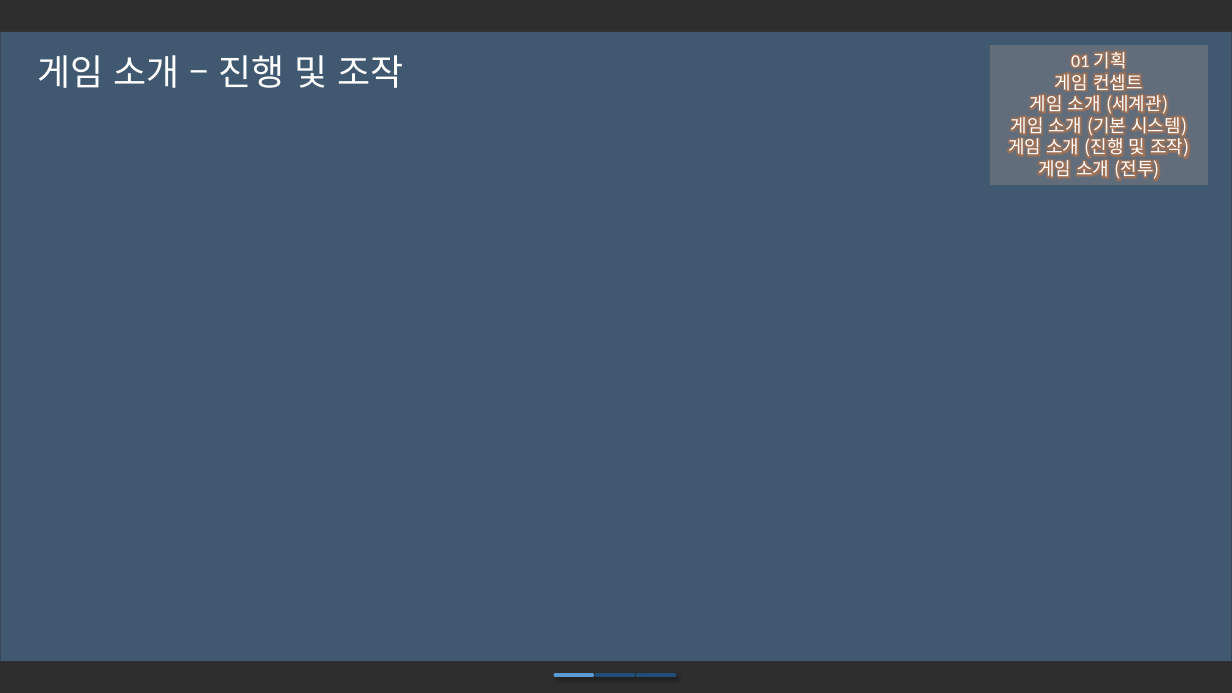
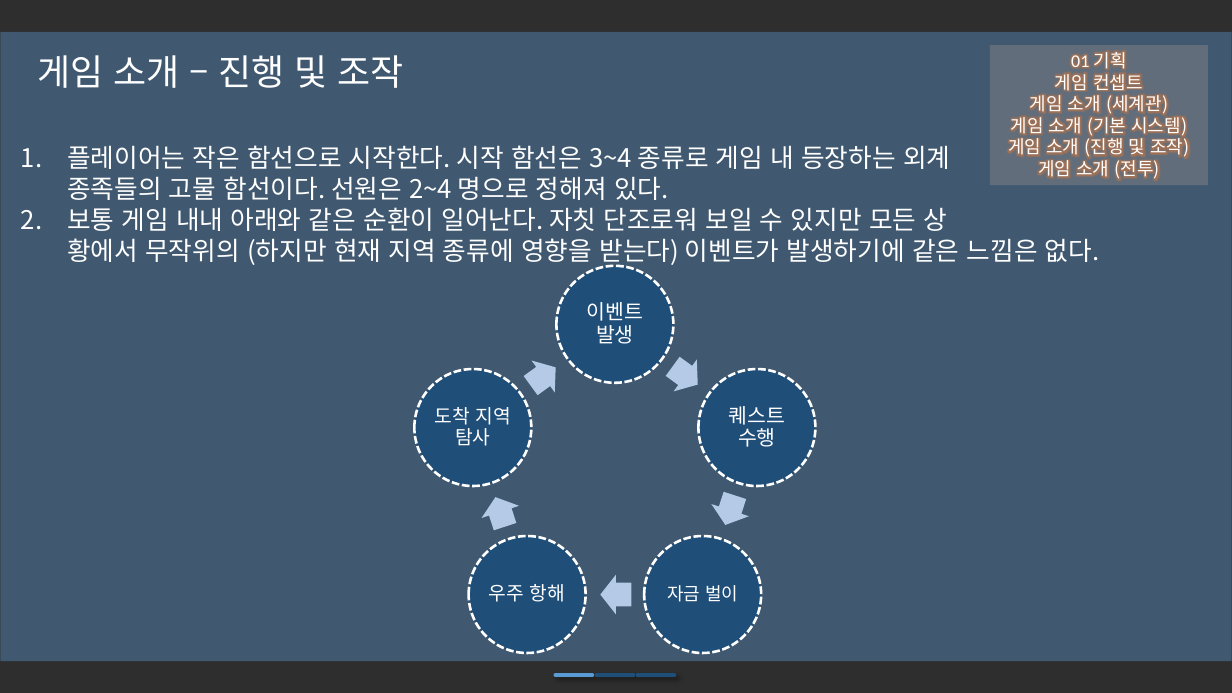
Before and after one commit to iconstudio/2017-Platformer, a slide deck: slide 11 of slides/Cosmos_20171105.pptx. Drawn at 1232x693 pixels with LibreOffice and Linux fonts; fonts in the diff are those of the drawing; background and template pictures are left out; a plain dark background stands for a picture behind light text. Boxes give left, top, right and bottom in pixels: in the first picture for what was removed or moved away, otherwise in the second. Text is boxed around its words. In the diff, an @@ line names an element or a change of style, - is before the commit and + after.

```diff
--- a/slides/Cosmos_20171105.pptx
+++ b/slides/Cosmos_20171105.pptx
@@ text added at <box>67,145,1099,267</box>, 20 pt, text #FFFFFF @@
+1. 플레이어는 작은 함선으로 시작한다. 시작 함선은 3~4 종류로 게임 내 등장하는 외계
+   종족들의 고물 함선이다. 선원은 2~4 명으로 정해져 있다.
+2. 보통 게임 내내 아래와 같은 순환이 일어난다. 자칫 단조로워 보일 수 있지만 모든 상
+   황에서 무작위의 (하지만 현재 지역 종류에 영향을 받는다) 이벤트가 발생하기에 같은 느낌은 없다.
@@ group added at <box>414,266,816,653</box>: 5 ellipses, 5 texts, 5 right arrows @@
+이벤트 발생
+퀘스트 수행
+자금 벌이
+우주 항해
+도착 지역 탐사
```
Also in this commit, not shown: 8 other slides changed, 7 other files.
